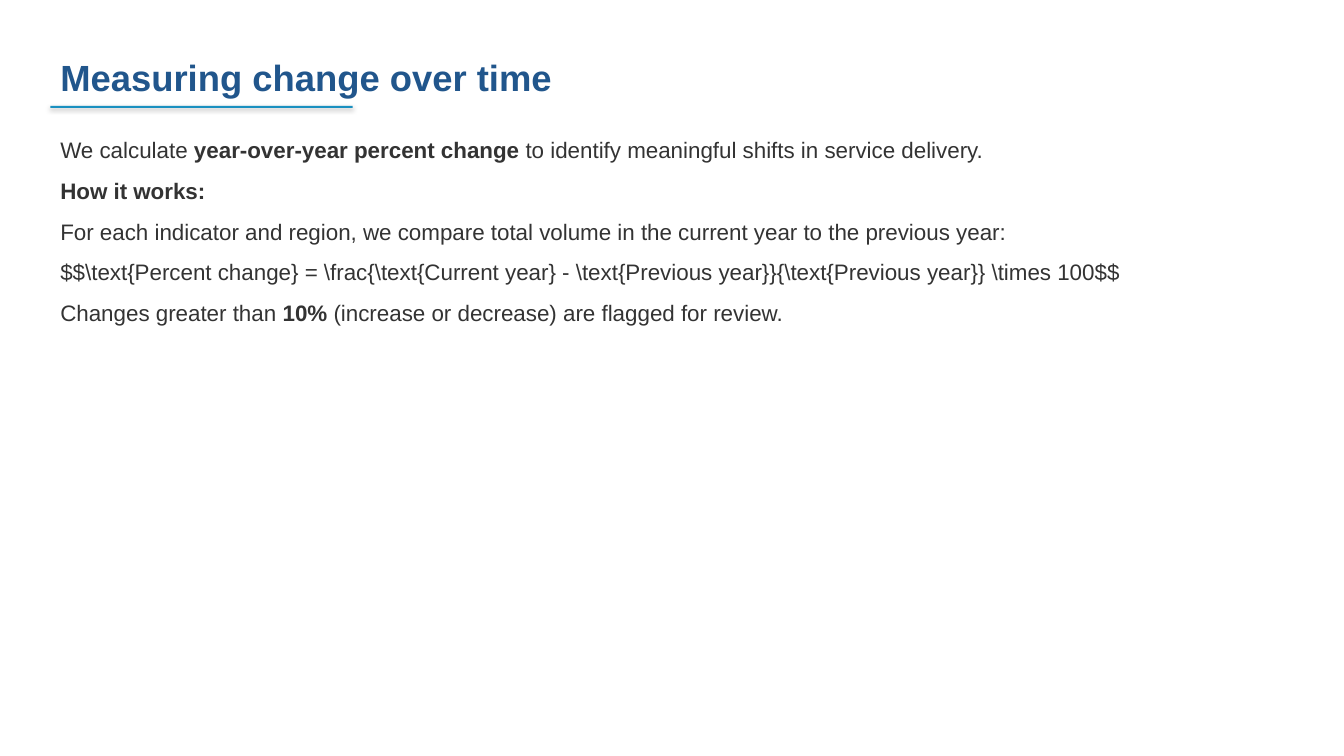
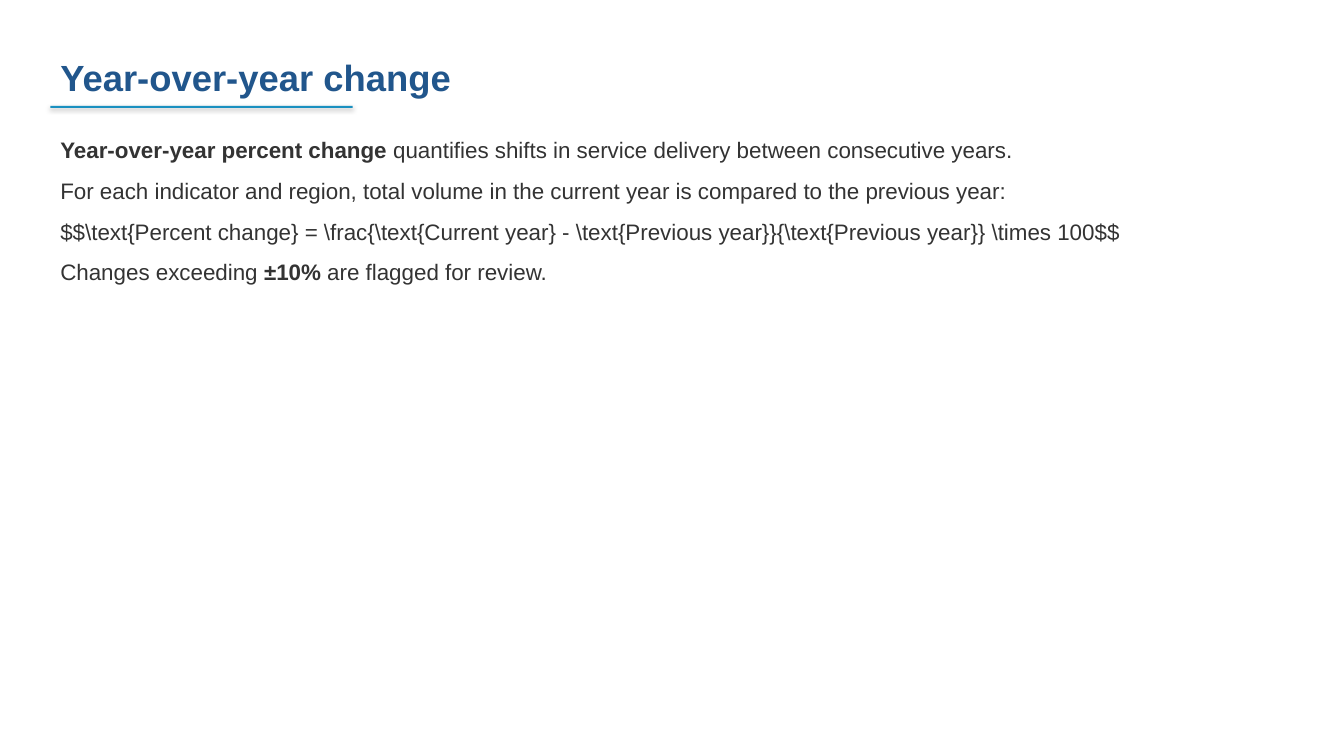
Before and after one commit to FASTR-Analytics/fastr-resource-hub, a slide deck: slide 58 of outputs/2026-zambia_deck.pptx (slide 63 before the commit). Drawn at 1344x756 pixels with LibreOffice and Linux fonts; fonts in the diff are those of the drawing. Boxes give left, top, right and bottom in pixels: in the first picture for what was removed or moved away, otherwise in the second. Text is boxed around its words. In the diff, an @@ line names an element or a change of style, - is before the commit and + after.

```diff
--- a/outputs/2026-zambia_deck.pptx
+++ b/outputs/2026-zambia_deck.pptx
@@ text at <box>60,64,450,99</box>: text changed @@
-Measuring change over time
+Year-over-year change
@@ text at <box>60,141,1012,204</box>: text changed @@
-We calculate year-over-year percent change to identify meaningful shifts in service delivery.
-How it works:
-For each indicator and region, we compare total volume in the current year to the previous year:
+Year-over-year percent change quantifies shifts in service delivery between consecutive years.
+For each indicator and region, total volume in the current year is compared to the previous year:
@@ text at <box>60,263,546,285</box>: text changed @@
-Changes greater than 10% (increase or decrease) are flagged for review.
+Changes exceeding ±10% are flagged for review.
```
Also in this commit, not shown: 25 other slides changed, 24 slides added, 39 slides removed, 12 other files.
